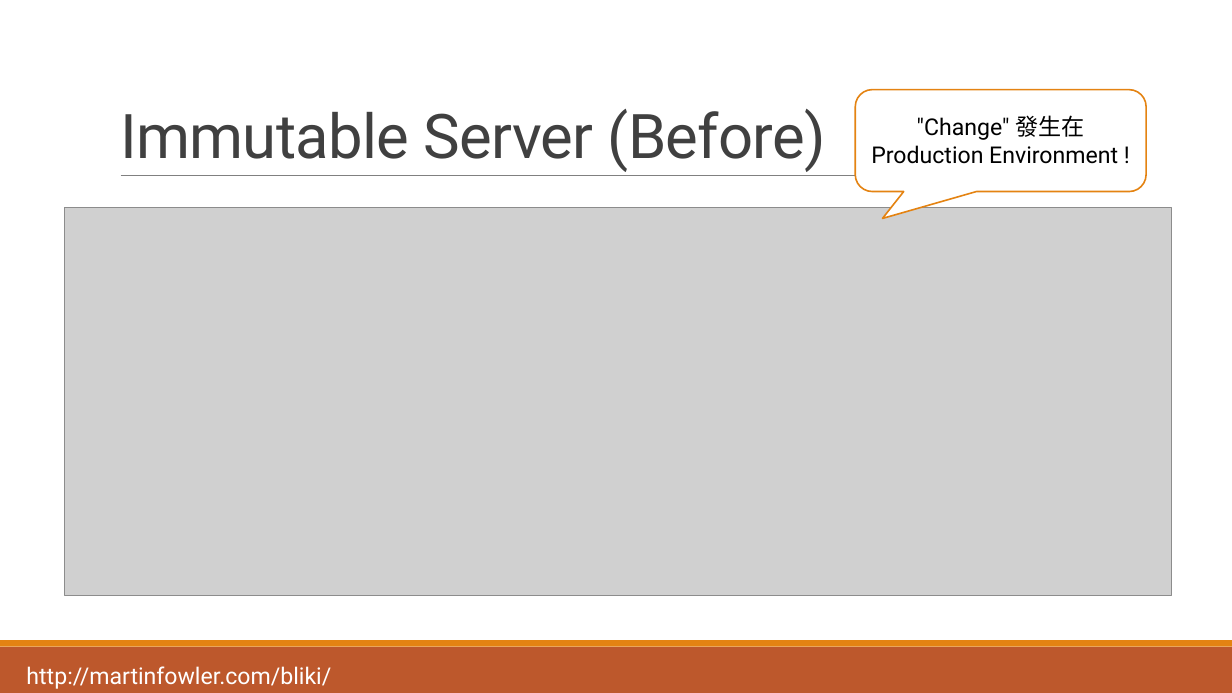
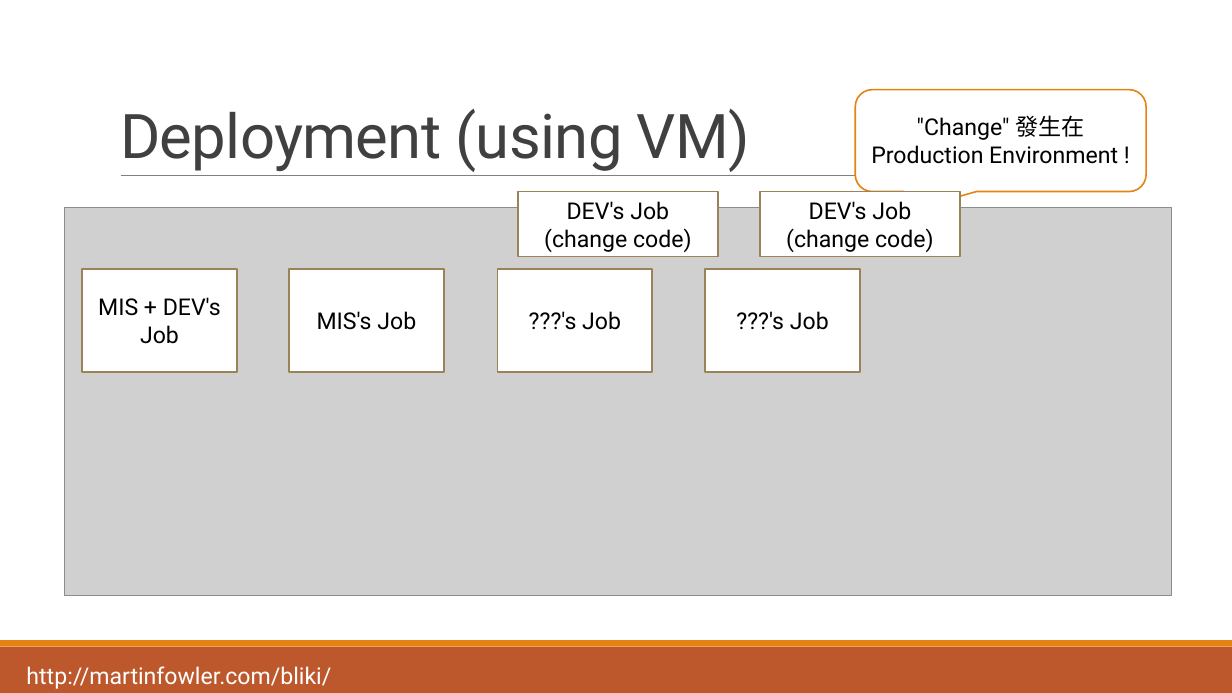
Before and after one commit to andrew0928/Meetup, a slide deck: slide 26 of 20170916.ContainerDrivenDevelop/slides.pptx. Drawn at 1232x693 pixels with LibreOffice and Linux fonts; fonts in the diff are those of the drawing; grey boxes stand for pictures. Boxes give left, top, right and bottom in pixels: in the first picture for what was removed or moved away, otherwise in the second. Text is boxed around its words. In the diff, an @@ line names an element or a change of style, - is before the commit and + after.

```diff
--- a/20170916.ContainerDrivenDevelop/slides.pptx
+++ b/20170916.ContainerDrivenDevelop/slides.pptx
@@ title at bbox=[120, 109, 750, 172]: text changed @@
-Immutable Server (Before)
+Deployment (using VM)
@@ rectangle added at bbox=[518, 191, 718, 257], fill #FFFFFF, outline #9B8357 1.25 pt, 18 pt, text #000000 @@
+DEV's Job
+(change code)
@@ rectangle added at bbox=[761, 191, 960, 257], fill #FFFFFF, outline #9B8357 1.25 pt, 18 pt, text #000000 @@
+DEV's Job
+(change code)
@@ rectangle added at bbox=[82, 269, 238, 372], fill #FFFFFF, outline #9B8357 1.25 pt, 18 pt, text #000000 @@
+MIS + DEV's Job
@@ rectangle added at bbox=[289, 269, 445, 372], fill #FFFFFF, outline #9B8357 1.25 pt, 18 pt, text #000000 @@
+MIS's Job
@@ rectangle added at bbox=[497, 269, 653, 372], fill #FFFFFF, outline #9B8357 1.25 pt, 18 pt, text #000000 @@
+???'s Job
@@ rectangle added at bbox=[705, 269, 860, 372], fill #FFFFFF, outline #9B8357 1.25 pt, 18 pt, text #000000 @@
+???'s Job
```
Also in this commit, not shown: 10 other slides changed, 2 slides added, 5 slides removed, 2 other files.
